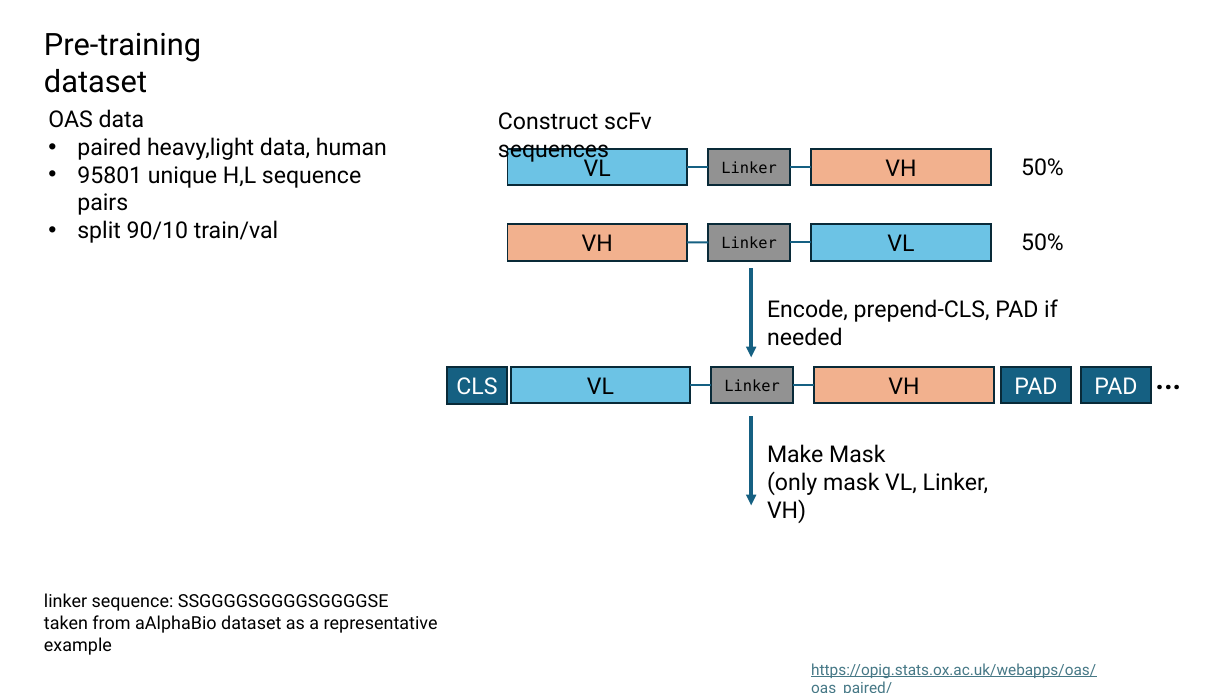
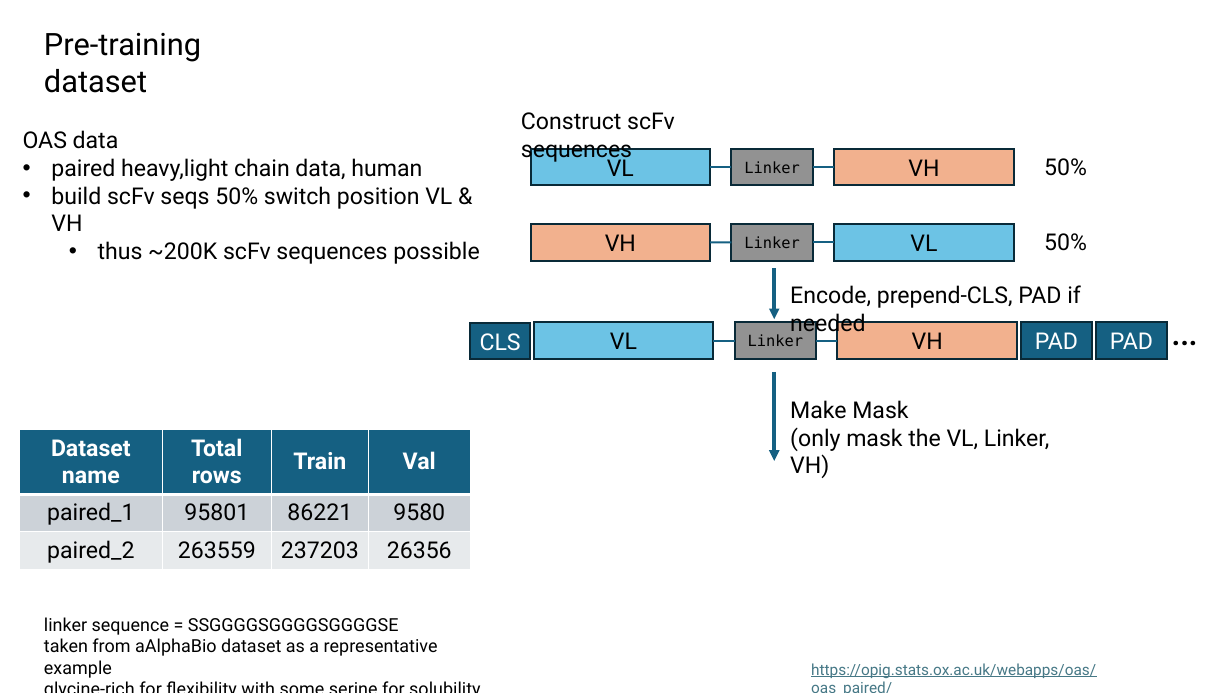
Before and after one commit to planaria158/BERT-antibody-antigen-binding-energy, a slide deck: slide 25 of Homework-aAlphaBio.pptx. Drawn at 1232x693 pixels with LibreOffice and Linux fonts; fonts in the diff are those of the drawing. Boxes give left, top, right and bottom in pixels: in the first picture for what was removed or moved away, otherwise in the second. Text is boxed around its words. In the diff, an @@ line names an element or a change of style, - is before the commit and + after.

Commit message:
misc changes for pre-training code slide deck

```diff
--- a/Homework-aAlphaBio.pptx
+++ b/Homework-aAlphaBio.pptx
@@ text "OAS data": place and size @@
-text "OAS data" at (48, 109, 387, 243)
+text "OAS data" at (23, 130, 479, 264)
@@ text at (51, 158, 479, 264): text changed @@
-• paired heavy,light data, human
-• 95801 unique H,L sequence pairs
-• split 90/10 train/val
+• paired heavy,light chain data, human
+• build scFv seqs 50% switch position VL & VH
+  • thus ~200K scFv sequences possible
@@ 6 rectangles, 4 lines, 3 texts: place and size @@
-6 rectangles, 4 lines, 3 texts at (498, 112, 1064, 262)
+6 rectangles, 4 lines, 3 texts at (521, 112, 1087, 262)
@@ arrow moved from (751, 269) - (751, 358) to (775, 269) - (775, 319) @@
@@ text "Encode, prepend-CLS, PAD if needed" rewrapped from (767, 299, 1058, 346) to (790, 285, 1081, 336) @@
@@ text "…": place and size @@
-text "…" at (1145, 344, 1198, 403)
+text "…" at (1162, 299, 1214, 359)
@@ rectangle "PAD": place and size @@
-rectangle "PAD" at (1001, 367, 1071, 404)
+rectangle "PAD" at (1021, 323, 1092, 360)
@@ rectangle "PAD": place and size @@
-rectangle "PAD" at (1081, 367, 1152, 404)
+rectangle "PAD" at (1096, 323, 1166, 360)
@@ 4 rectangles, 2 lines, 1 arrow: place and size @@
-4 rectangles, 2 lines, 1 arrow at (447, 367, 994, 506)
+4 rectangles, 2 lines, 1 arrow at (470, 323, 1017, 461)
@@ text "Make Mask": place and size @@
-text "Make Mask" at (767, 444, 988, 523)
+text "Make Mask" at (790, 400, 1049, 478)
@@ table added at (19, 430, 470, 569), 3 rows, 4 columns @@
+Dataset name | Total rows | Train | Val
+paired_1 | 95801 | 86221 | 9580
+paired_2 | 263559 | 237203 | 26356
@@ text at (790, 427, 1049, 478): text changed @@
-(only mask VL, Linker, VH)
+(only mask the VL, Linker, VH)
@@ text at (44, 617, 438, 678): paragraph added @@
+glycine-rich for flexibility with some serine for solubility
@@ text "linker sequence = SSGGGGSGGGGSGGGGSE": place and size @@
-text "linker sequence = SSGGGGSGGGGSGGGGSE" at (44, 593, 438, 633)
+text "linker sequence = SSGGGGSGGGGSGGGGSE" at (44, 617, 438, 678)
@@ text at (44, 617, 399, 635): text changed @@
-linker sequence: SSGGGGSGGGGSGGGGSE
+linker sequence = SSGGGGSGGGGSGGGGSE
```
Also in this commit, not shown: 4 other files.
